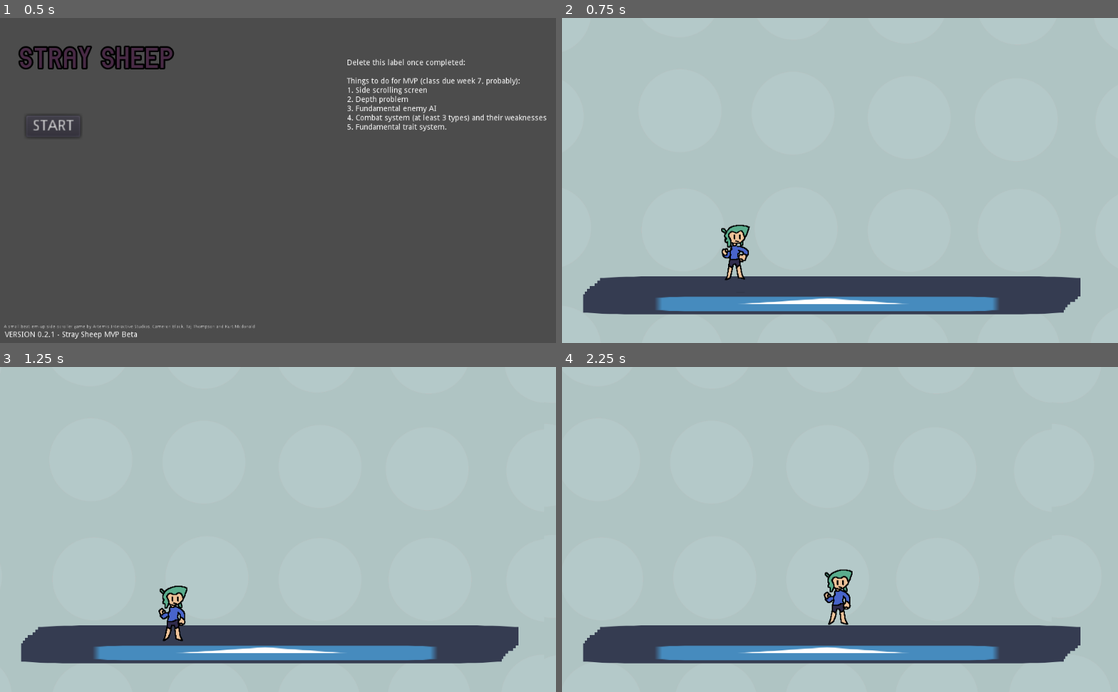
Above: before the commit, frames 1-4 (two rows, left to right).
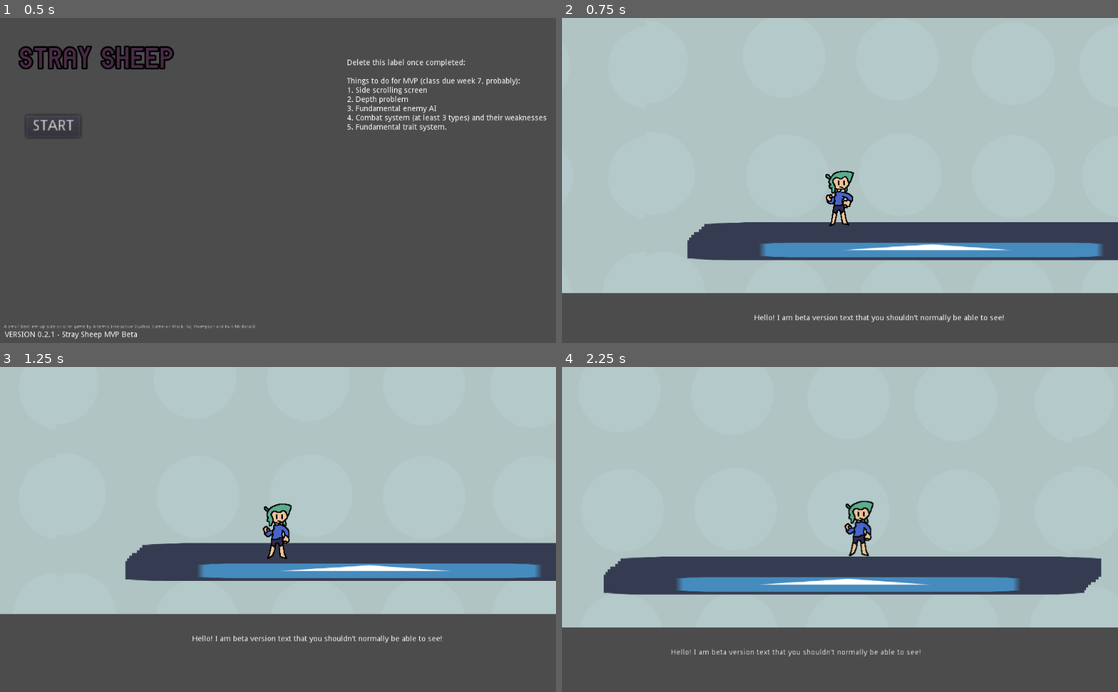
Above: after the commit, the same moments.

Repository: Camasamac/StraySheep
Game: Godot game, scene res://Title and Main Scenes/Main Menu.tscn
Same seed, same stepped clock (60 frames per second), same inputs: the game is played once before the commit and once after it. The engine's default icon, where the game draws it, is replaced by a stand-in: a white triangle on a blue panel in a dark square.
Inputs:
- Up to frame 1 (0.5 s): no input
- Up to frame 2 (0.75 s): click "START" at 0.5 s
- Up to frame 3 (1.25 s): no input
- Up to frame 4 (2.25 s): hold D (ui_right) from 1.28 s (still down); tap W (ui_up) at 1.52 s

Frame 1 is identical in both runs. In frame 2, 27% of the frame differs, in the area x 0-100%, y 47-100%; in frame 3, 27%, in the area x 0-100%, y 41-100%; in frame 4, 25%.

Commit message:
27/08/23: Side scroller camera
REFERENCE: https://www.youtube.com/watch?v=xFEKIWpd0sU

The side scrolling camera locks onto the player (with smoothness to it so it doesn't necessarily need to be changed). The environment does need to be larger though because of this.

Diff:
--- a/Game Scenes/TEST_Main Zone.tscn
+++ b/Game Scenes/TEST_Main Zone.tscn
@@ -6,7 +6,7 @@
 [ext_resource path="res://User Interface Additions/ScrollingBackground.tscn" type="PackedScene" id=4]
 
 [sub_resource type="RectangleShape2D" id=1]
-extents = Vector2( 439.25, 18 )
+extents = Vector2( 439.625, 18 )
 
 [node name="TestScene" type="Node2D"]
 
@@ -147,6 +147,7 @@
 position = Vector2( 481, 526 )
 
 [node name="CollisionShape2D" type="CollisionShape2D" parent="Layer1Depth"]
+position = Vector2( -0.375, 0 )
 shape = SubResource( 1 )
 
 [node name="placeholder texture" type="TextureRect" parent="Layer1Depth"]
@@ -163,7 +164,19 @@
 [node name="Player2D" parent="." groups=["Player"] instance=ExtResource( 2 )]
 position = Vector2( 320, 393 )
 
+[node name="Camera2D" type="Camera2D" parent="Player2D"]
+position = Vector2( 0, -6 )
+current = true
+smoothing_enabled = true
+
 [node name="PauseMenu" parent="." instance=ExtResource( 3 )]
 visible = false
 
 [node name="ParallaxBackground" parent="." instance=ExtResource( 4 )]
+
+[node name="Label" type="Label" parent="."]
+margin_left = 162.0
+margin_top = 647.0
+margin_right = 202.0
+margin_bottom = 661.0
+text = "Hello! I am beta version text that you shouldn't normally be able to see!"
--- a/Player/2DPlayer.gd
+++ b/Player/2DPlayer.gd
@@ -6,6 +6,7 @@
 export(String) var scene_to_load
 
 var gravity = 50 # Gravity's strength.
+var maximum_fall_speed = 50
 const movement_speed = 200 # Determines the base movement speed of the player.
 const maximum_jumpPower = -1000.0 # How much force used to make player high jump.
 const minimum_jumpPower = -600.0 # How much force used to make the player small jump.
@@ -18,6 +19,9 @@
 
 func _physics_process(delta):
 	velocity.y += gravity
+	if velocity.y > maximum_fall_speed:
+		velocity.y = maximum_fall_speed
+		# This above statement (velocity = maximum_fall_speed) SHOULD cap the gravity at 50 and not go beyond that.
 	var isMoving: bool = false
 
 	# Player movement code for pressing 'left' and 'right'.
